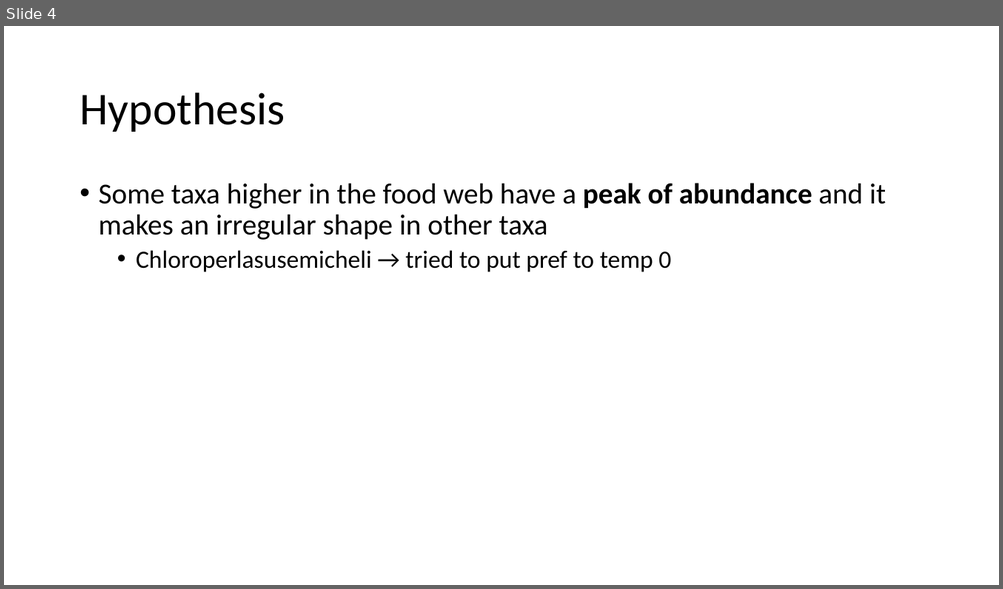
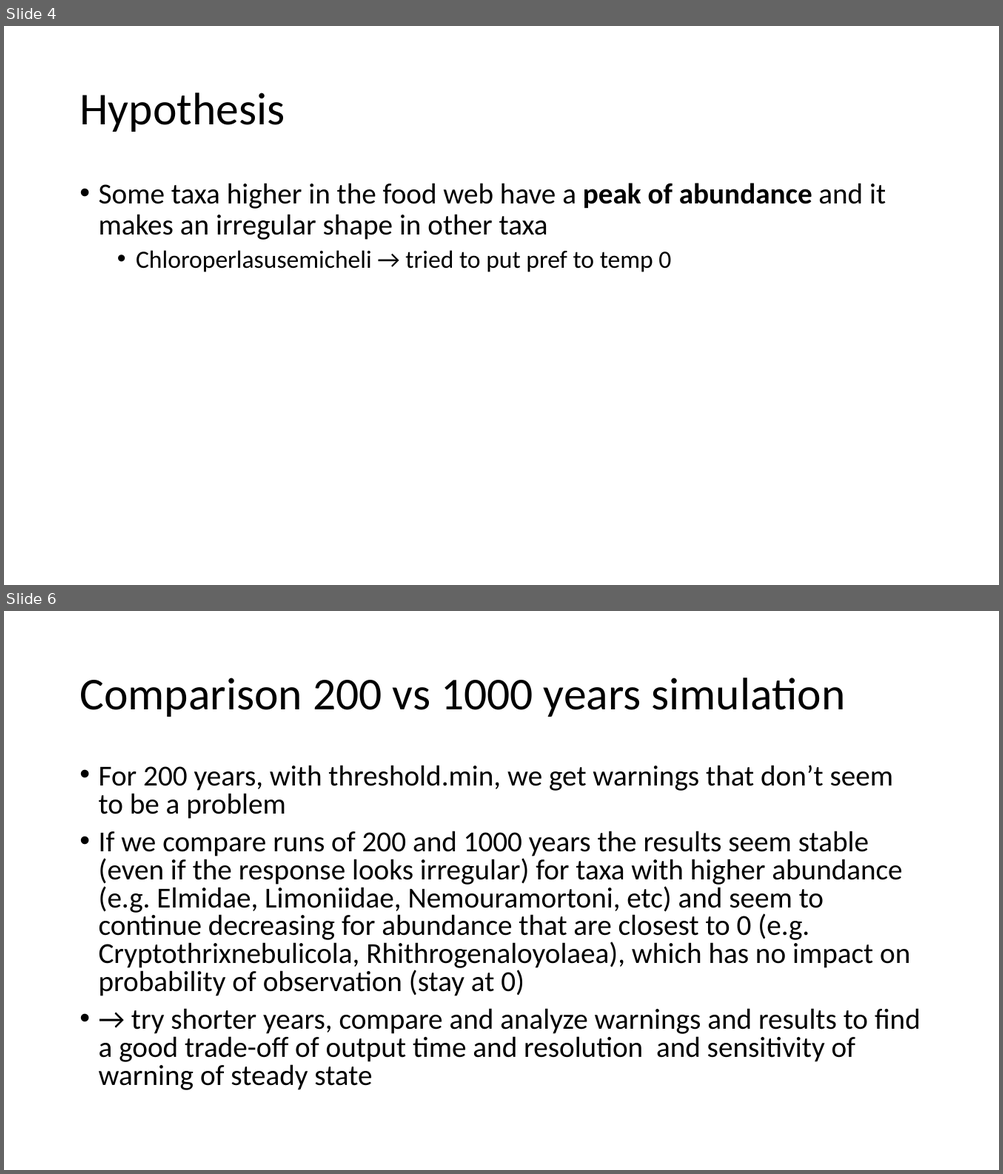
Before and after one commit to emmachollet/ArtificialData_Streambugs_SDMs, a slide deck: C1_documentation/problems_ice.pptx. Shown one above the other, each under a label of ours: slide 4 before the commit, slides 4 and 6 after it; the slides between them are not shown. The pictures are 1003x589 and 1003x1174 pixels, drawn with LibreOffice and Linux fonts; fonts in the diff are those of the drawing. Boxes give left, top, right and bottom in pixels: in the first picture for what was removed or moved away, otherwise in the second. Text is boxed around its words. In the diff, an @@ line names an element or a change of style, - is before the commit and + after.

```diff
--- a/C1_documentation/problems_ice.pptx
+++ b/C1_documentation/problems_ice.pptx
@@ slide 6 added at (x1=4, y1=611, x2=999, y2=1170), background #FFFFFF @@
@@ title added at (x1=79, y1=678, x2=845, y2=717), 44 pt, text #000000 @@
+Comparison 200 vs 1000 years simulation
@@ text added at (x1=99, y1=765, x2=920, y2=1091), 28 pt, text #000000 @@
+• For 200 years, with threshold.min, we get warnings that don’t seem to be a problem
+• If we compare runs of 200 and 1000 years the results seem stable (even if the response looks irregular) for taxa with higher abundance (e.g. Elmidae, Limoniidae, Nemouramortoni, etc) and seem to continue decreasing for abundance that are closest to 0 (e.g. Cryptothrixnebulicola, Rhithrogenaloyolaea), which has no impact on probability of observation (stay at 0)
+• → try shorter years, compare and analyze warnings and results to find a good trade-off of output time and resolution and sensitivity of warning of steady state
```
Also in this commit, not shown: 2 slides changed, 4 other slides added, 9 other files.
